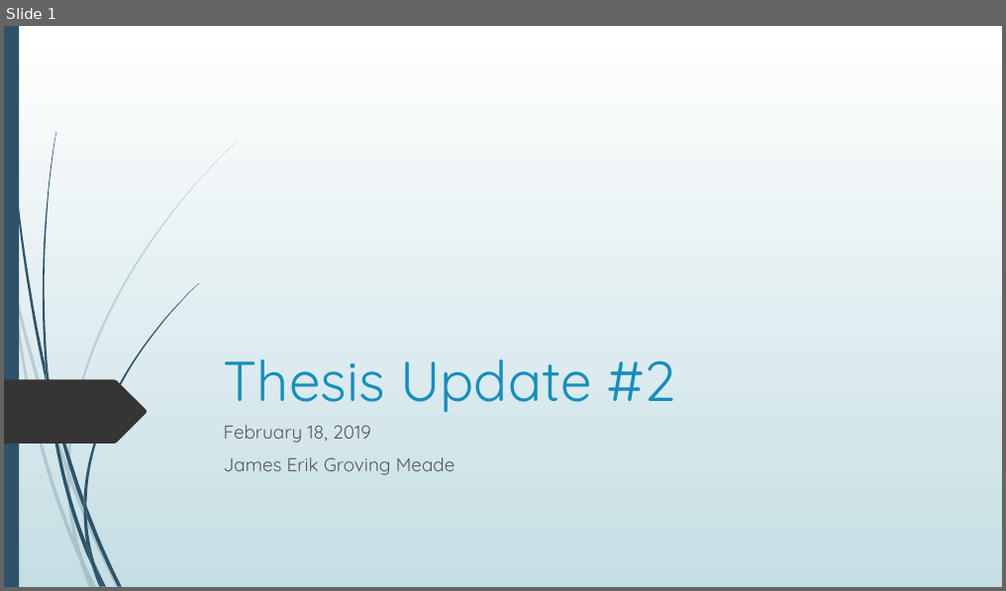
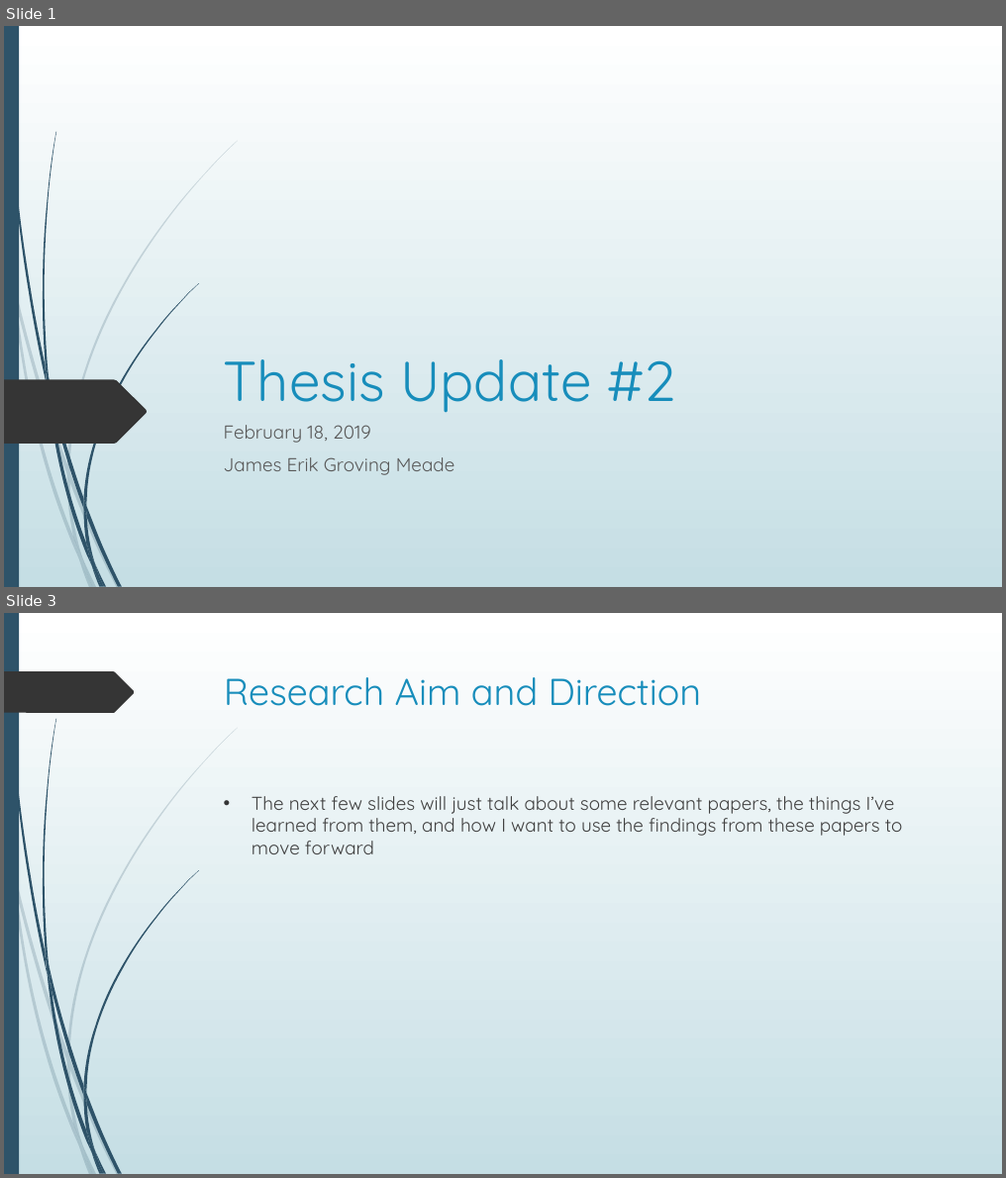
Before and after one commit to erikgroving/NeuralNetworkHardwareAccelerator, a slide deck: WeeklyPresentations/update2_02_18.pptx. Shown one above the other, each under a label of ours: slide 1 before the commit, slides 1 and 3 after it; the slides between them are not shown. The pictures are 1006x591 and 1006x1178 pixels, drawn with LibreOffice and Linux fonts; fonts in the diff are those of the drawing. Boxes give left, top, right and bottom in pixels: in the first picture for what was removed or moved away, otherwise in the second. Text is boxed around its words. In the diff, an @@ line names an element or a change of style, - is before the commit and + after.

```diff
--- a/WeeklyPresentations/update2_02_18.pptx
+++ b/WeeklyPresentations/update2_02_18.pptx
@@ slide 3 added at (4,613,1002,1174), background gradient #FFFFFF to #C5DEE5; not listed: 23 template elements that a slide beside it also shows @@
@@ freeform shape added at (4,671,135,713), fill #353535 @@
@@ title added at (224,677,702,706), 36 pt, text #178DBB @@
+Research Aim and Direction
@@ text added at (252,796,903,855), 18 pt, text #404040 @@
+• The next few slides will just talk about some relevant papers, the things I’ve learned from them, and how I want to use the findings from these papers to move forward
```
Also in this commit, not shown: 6 other slides added, 1 other file.
